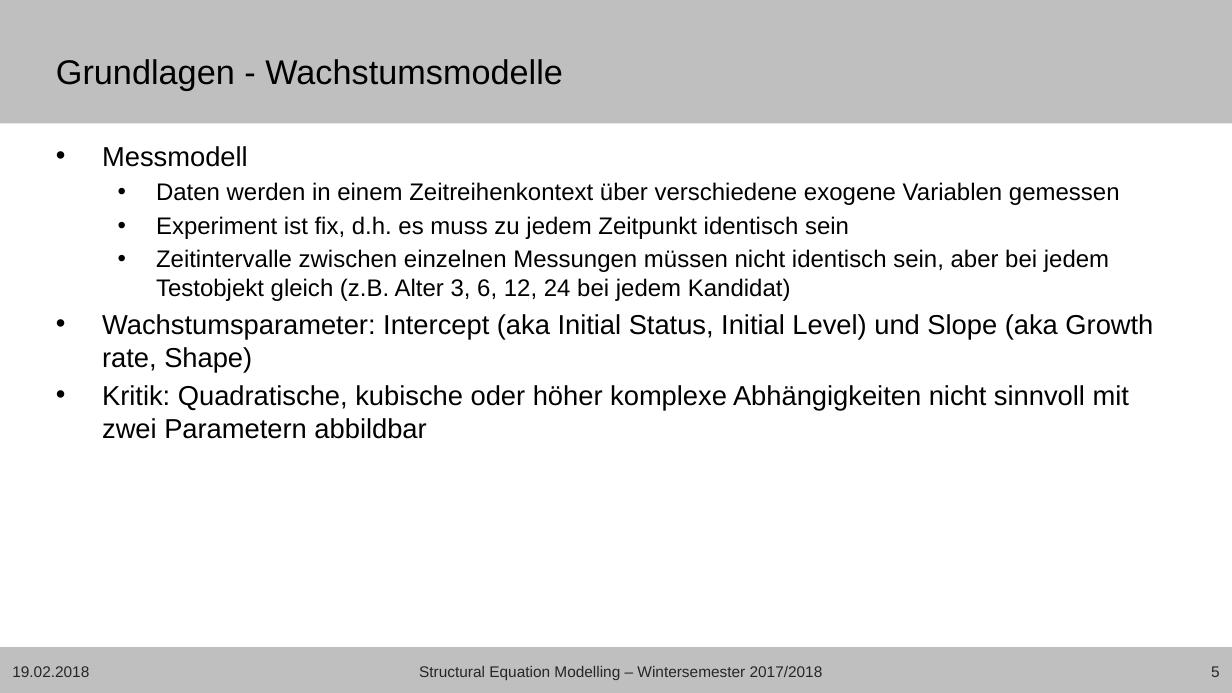
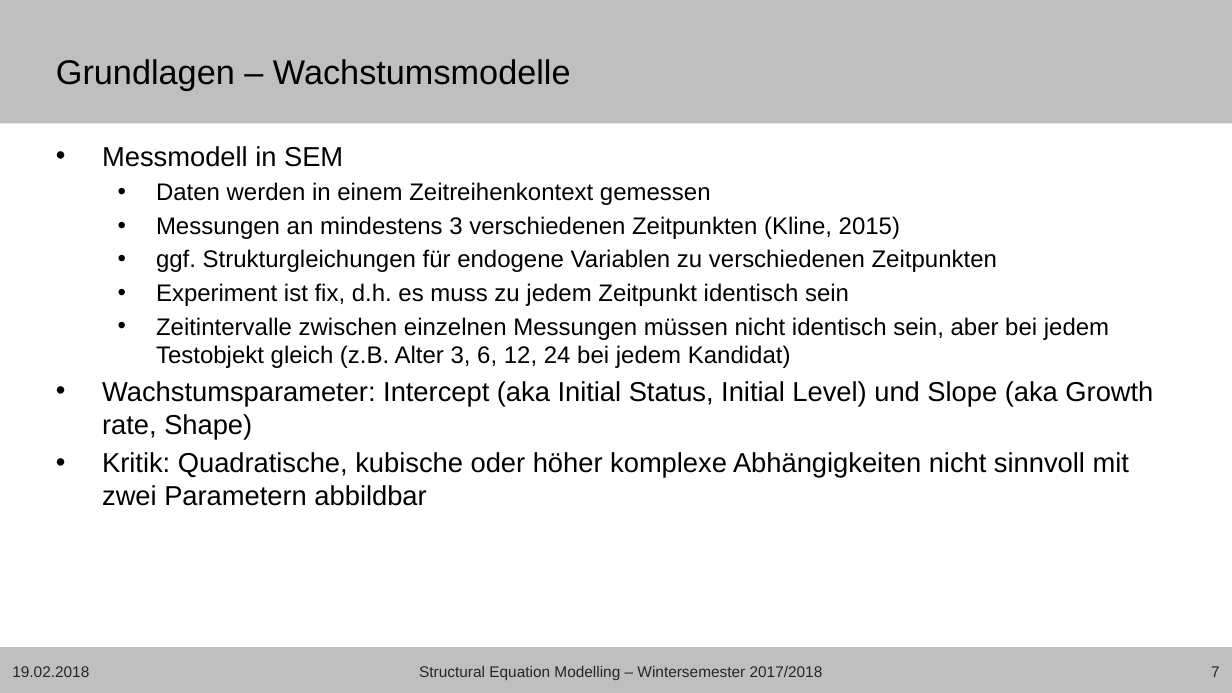
Before and after one commit to mircopp/Structural-Equation-Modeling, a slide deck: slide 7 of Christian_sem17_18_wachstumsmodelle_präsentation.pptx (slide 5 before the commit). Drawn at 1232x693 pixels with LibreOffice and Linux fonts; fonts in the diff are those of the drawing; background and template pictures are left out. Boxes give left, top, right and bottom in pixels: in the first picture for what was removed or moved away, otherwise in the second. Text is boxed around its words. In the diff, an @@ line names an element or a change of style, - is before the commit and + after.

```diff
--- a/Christian_sem17_18_wachstumsmodelle_präsentation.pptx
+++ b/Christian_sem17_18_wachstumsmodelle_präsentation.pptx
@@ title at box(56, 59, 571, 90): text changed @@
-Grundlagen - Wachstumsmodelle
+Grundlagen – Wachstumsmodelle
@@ text at box(102, 146, 997, 272): text changed @@
-• Messmodell
-  • Daten werden in einem Zeitreihenkontext über verschiedene exogene Variablen gemessen
+• Messmodell in SEM
+  • Daten werden in einem Zeitreihenkontext gemessen
+  • Messungen an mindestens 3 verschiedenen Zeitpunkten (Kline, 2015)
+  • ggf. Strukturgleichungen für endogene Variablen zu verschiedenen Zeitpunkten
@@ page number at box(1211, 666, 1220, 677): text changed @@
-5
+7
```
Also in this commit, not shown: 5 other slides changed, 6 slides added, 2 other files.
